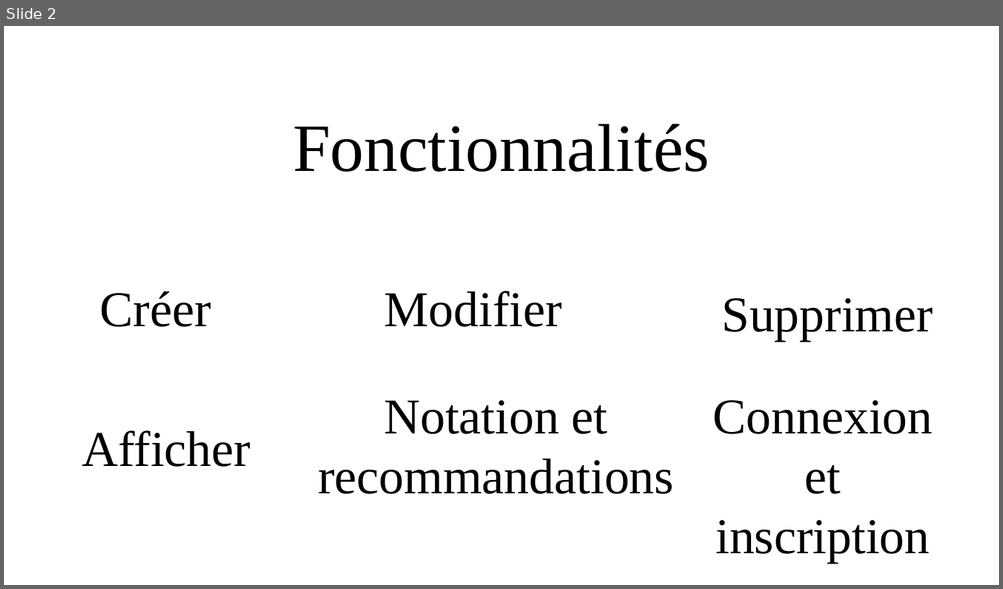
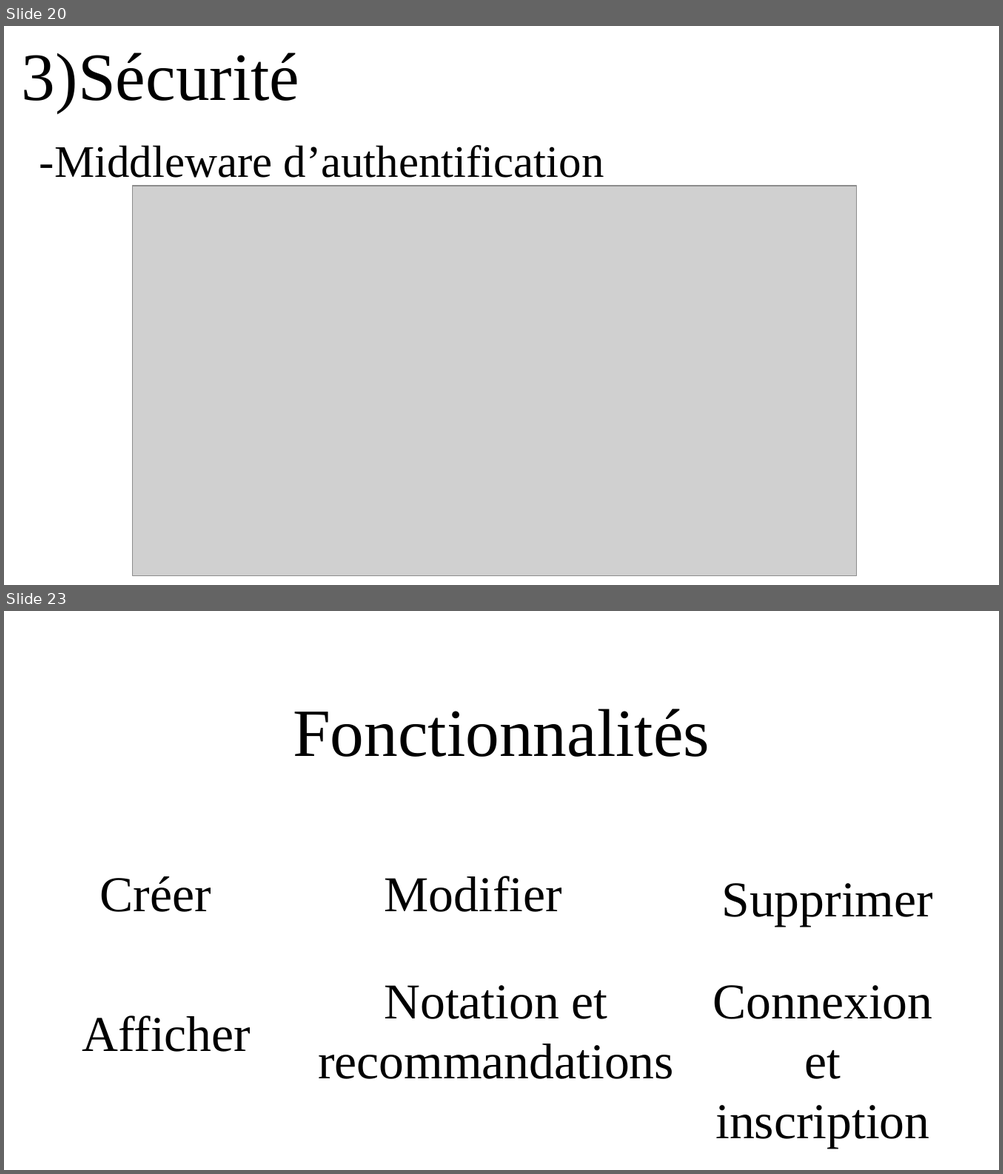
Before and after one commit to zakari9959/Projet7_Openclassrooms, a slide deck: Support_de_présentation.odp. Shown one above the other, each under a label of ours: slide 2 before the commit, slides 20 and 23 after it; the slides between them are not shown. The pictures are 1003x589 and 1003x1174 pixels, drawn with LibreOffice and Linux fonts; fonts in the diff are those of the drawing; grey boxes stand for pictures; background and template pictures are left out. Boxes give left, top, right and bottom in pixels: in the first picture for what was removed or moved away, otherwise in the second. Text is boxed around its words. In the diff, an @@ line names an element or a change of style, - is before the commit and + after.

```diff
--- a/Support_de_présentation.odp
+++ b/Support_de_présentation.odp
@@ slide 20 added at (x1=4, y1=26, x2=999, y2=585), background picture (left out) @@
@@ title added at (x1=22, y1=53, x2=299, y2=113), 54 pt, text #000000 @@
+3)Sécurité
@@ title added at (x1=40, y1=145, x2=604, y2=178), 36 pt, text #000000 @@
+-Middleware d’authentification
@@ picture added at (x1=132, y1=186, x2=856, y2=577) @@
@@ what was slide 2 is now slide 23 @@
```
Also in this commit, not shown: 1 slide changed, 20 other slides added, 2 other files.
